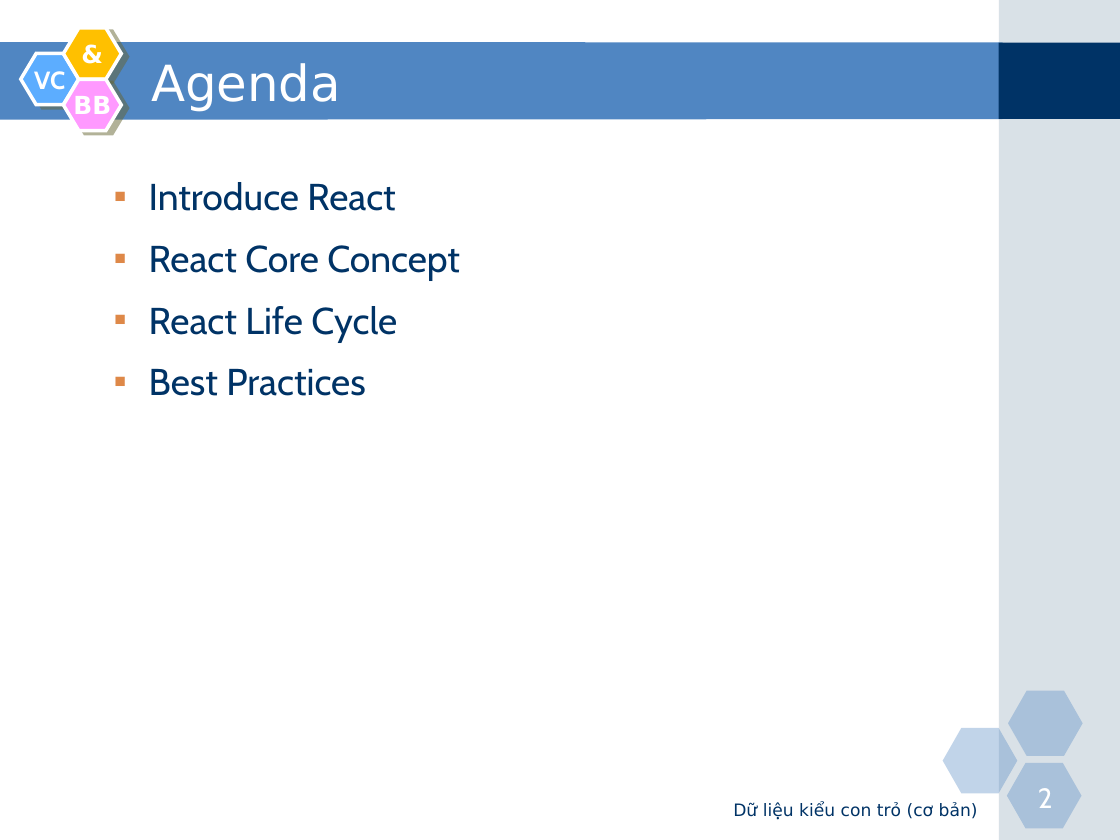
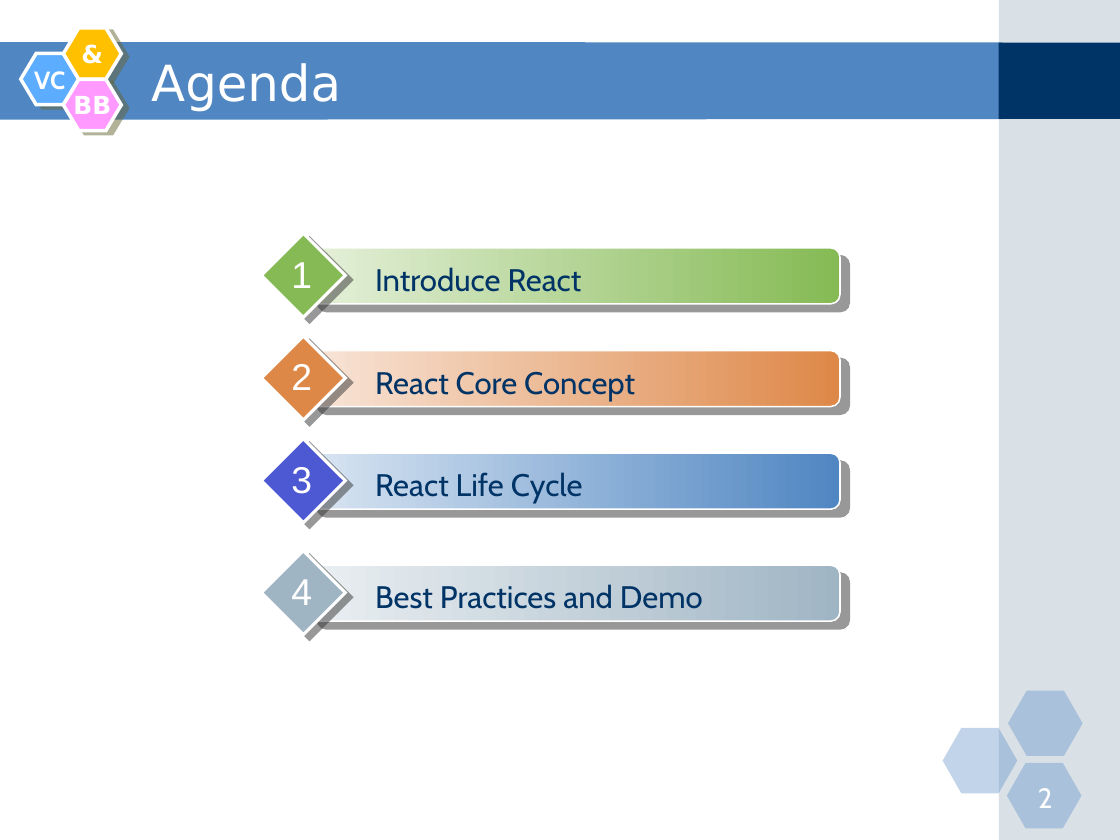
Before and after one commit to nguyenminhtiend/React-Document, a slide deck: slide 2 of React_Slide.pptx. Drawn at 1120x840 pixels with LibreOffice and Linux fonts; fonts in the diff are those of the drawing. Boxes give left, top, right and bottom in pixels: in the first picture for what was removed or moved away, otherwise in the second. Text is boxed around its words. In the diff, an @@ line names an element or a change of style, - is before the commit and + after.

```diff
--- a/React_Slide.pptx
+++ b/React_Slide.pptx
@@ text removed at [149, 182, 460, 396] @@
-  ▪ Introduce React
-  ▪ React Core Concept
-  ▪ React Life Cycle
-  ▪ Best Practices
@@ group added at [261, 233, 840, 317]: 2 texts, 1 rounded rectangle, 1 diamond @@
+  Introduce React
+1
@@ group added at [261, 336, 840, 420]: 2 texts, 1 rounded rectangle, 1 diamond @@
+React Core Concept
+2
@@ group added at [261, 439, 840, 523]: 2 texts, 1 rounded rectangle, 1 diamond @@
+React Life Cycle
+3
@@ group added at [261, 551, 840, 635]: 2 texts, 1 rounded rectangle, 1 diamond @@
+Best Practices and Demo
+4
@@ text removed at [733, 802, 978, 820] @@
-Dữ liệu kiểu con trỏ (cơ bản)
```
Also in this commit, not shown: 1 other slide changed.
